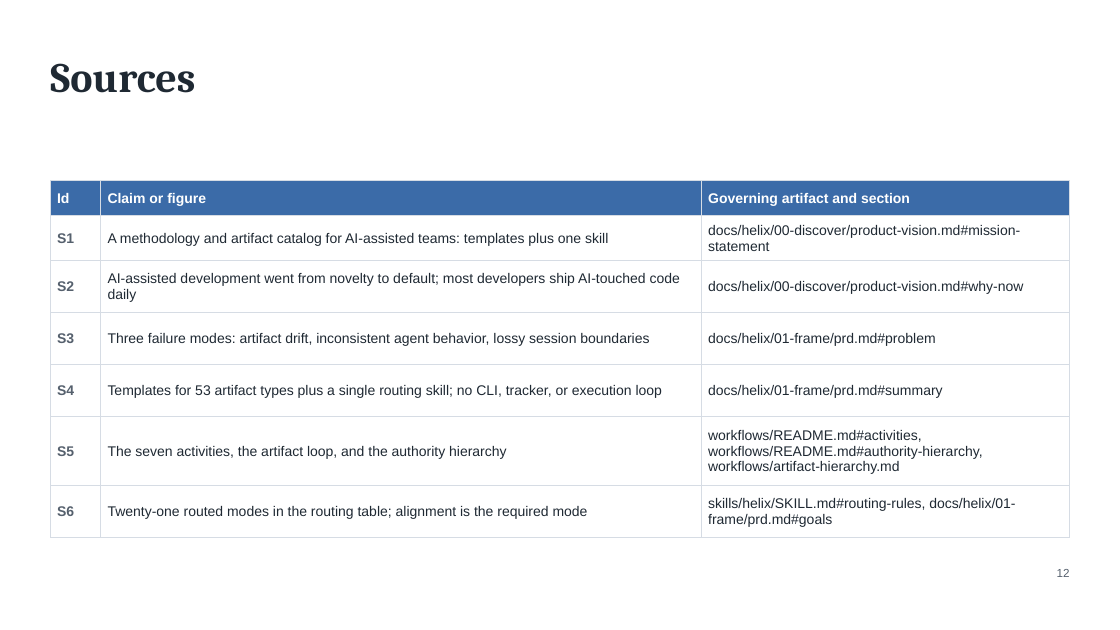
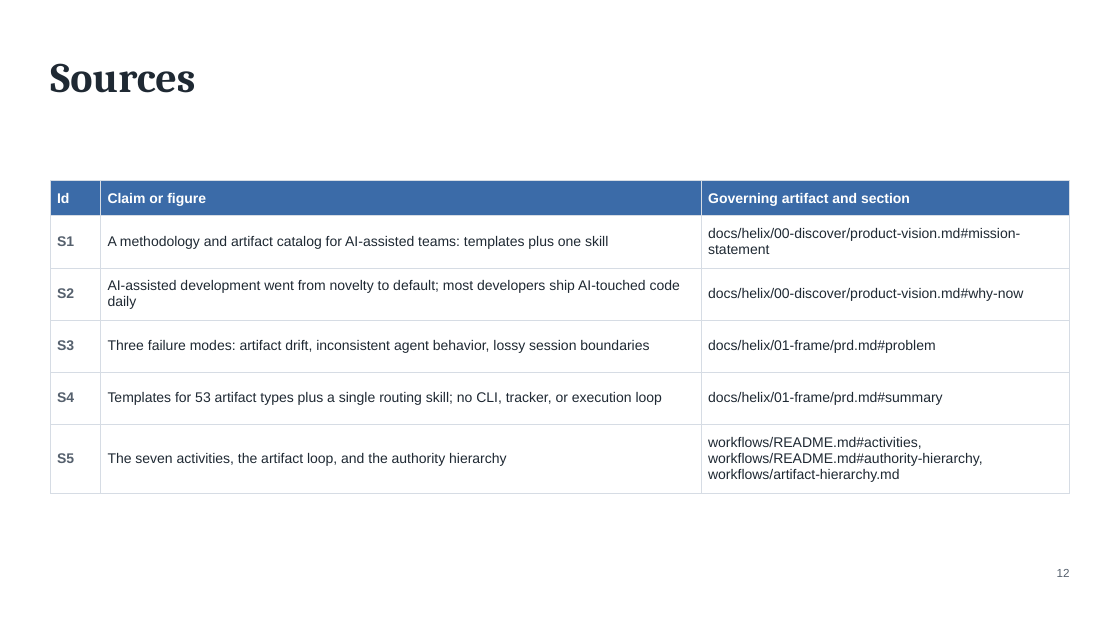
Before and after one commit to DocumentDrivenDX/helix, a slide deck: slide 12 of docs/helix/06-iterate/deliverables/assets/DEL-001-helix-evaluation-deck.pptx. Drawn at 1120x630 pixels with LibreOffice and Linux fonts; fonts in the diff are those of the drawing. Boxes give left, top, right and bottom in pixels: in the first picture for what was removed or moved away, otherwise in the second. Text is boxed around its words. In the diff, an @@ line names an element or a change of style, - is before the commit and + after.

```diff
--- a/docs/helix/06-iterate/deliverables/assets/DEL-001-helix-evaluation-deck.pptx
+++ b/docs/helix/06-iterate/deliverables/assets/DEL-001-helix-evaluation-deck.pptx
@@ table at (x1=50, y1=181, x2=1070, y2=486) @@
-row 7: S6 | Twenty-one routed modes in the routing table; alignment is the required mode | skills/helix/SKILL.md#routing-rules, docs/helix/01-frame/prd.md#goals
```
Also in this commit, not shown: 7 other slides changed, 6 slides added, 4 slides removed, 15 other files.
